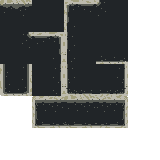
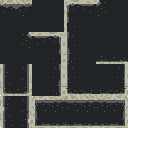
Comparing the layer stacks of the two (160, 160) images. Changes:
pixels changed over [0, 32, 70, 128] (layer not identified)
